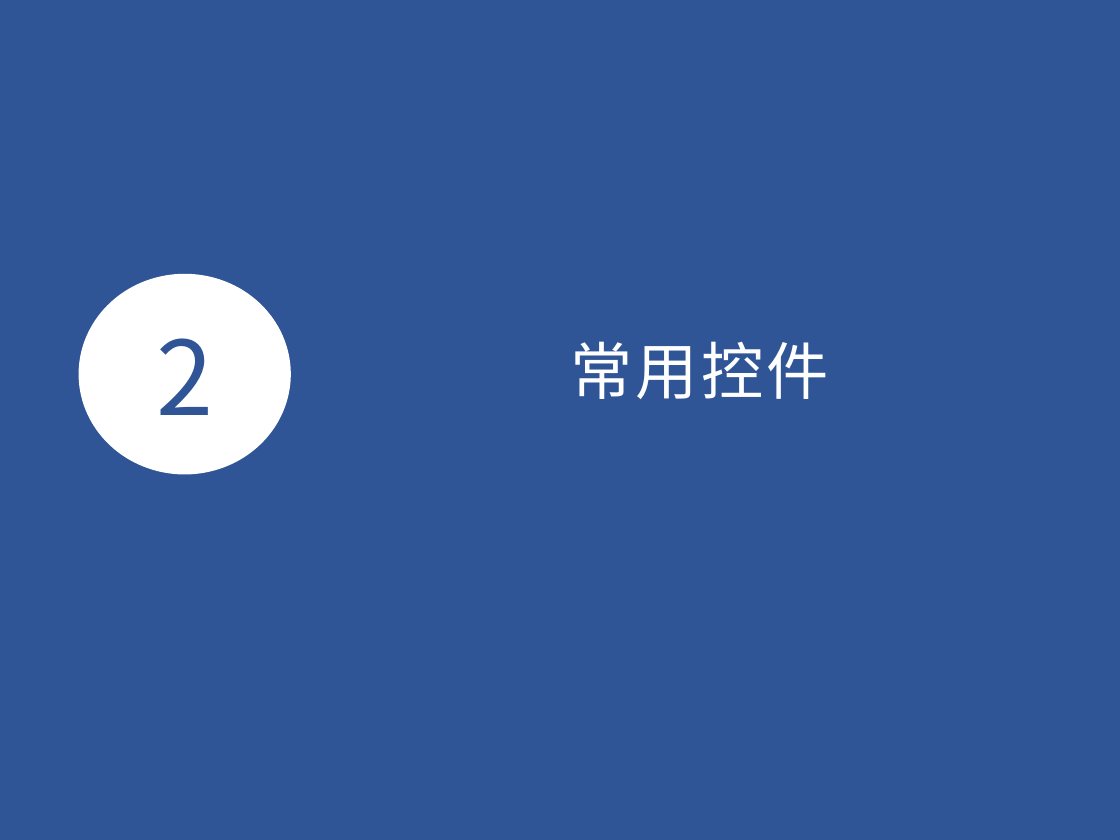
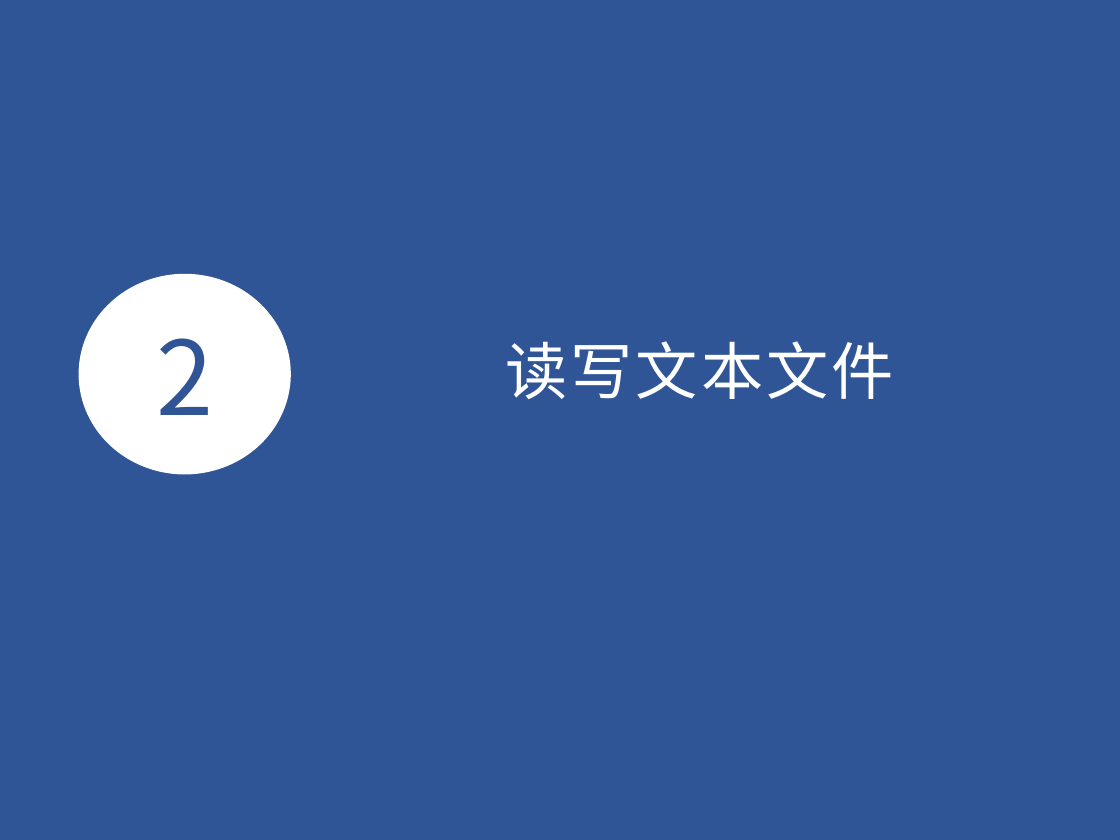
Before and after one commit to BIMK/MATLAB, a slide deck: slide 8 of slides/第5讲.pptx (slide 9 before the commit). Drawn at 1120x840 pixels with LibreOffice and Linux fonts; fonts in the diff are those of the drawing. Boxes give left, top, right and bottom in pixels: in the first picture for what was removed or moved away, otherwise in the second. Text is boxed around its words. In the diff, an @@ line names an element or a change of style, - is before the commit and + after.

```diff
--- a/slides/第5讲.pptx
+++ b/slides/第5讲.pptx
@@ text at <box>505,341,893,399</box>: text changed @@
-常用控件
+读写文本文件
```
Also in this commit, not shown: 2 other slides changed, 30 slides added, 26 slides removed, 7 other files.
